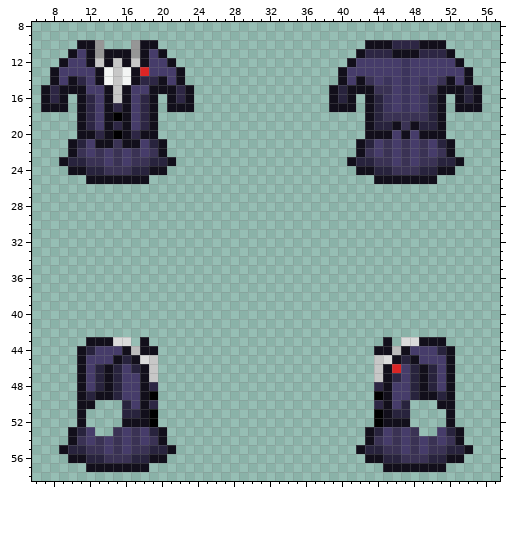
Pixel-art sprite, stored at Resources/Textures/Clothing/Uniforms/Jumpskirt/musician.rsi/equipped-INNERCLOTHING.png. Above, as it was before the edit.
The file is 64x64 pixels. Colours within 5 levels of each other are drawn and written as one. Shown: x 6..57, y 8..58.
Once edited:
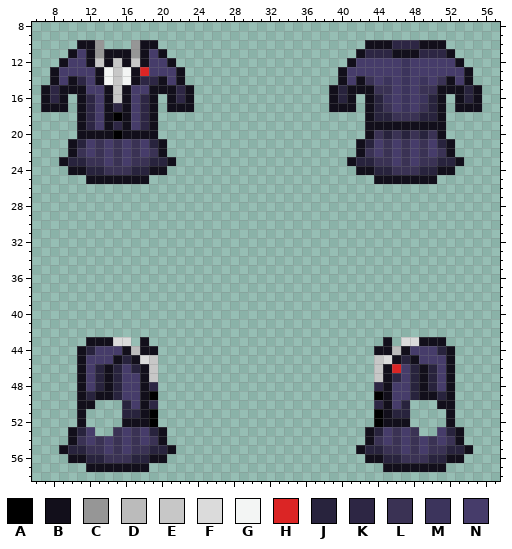
Palette (. is transparent): A #000000  B #120f1b  C #969696  D #bbbbbb  E #c7c7c7  F #dbdbdb  G #f3f5f4  H #db2525  J #28233d  K #2d2644  L #3a3254  M #3c345c  N #463c6a
From old to new:
y 17: x 45 M -> L; x 49 M -> L
y 18: x 45 L -> J; x 49 L -> J
y 19: x 44..45 JJ -> BB; x 47 L -> B; x 49..50 JJ -> BB
y 20: x 13 K -> B; x 17 K -> B; x 44..50 BBNBNBB -> LJLJLJL
y 21: x 13..14 BB -> LN; x 16..17 BB -> NL
